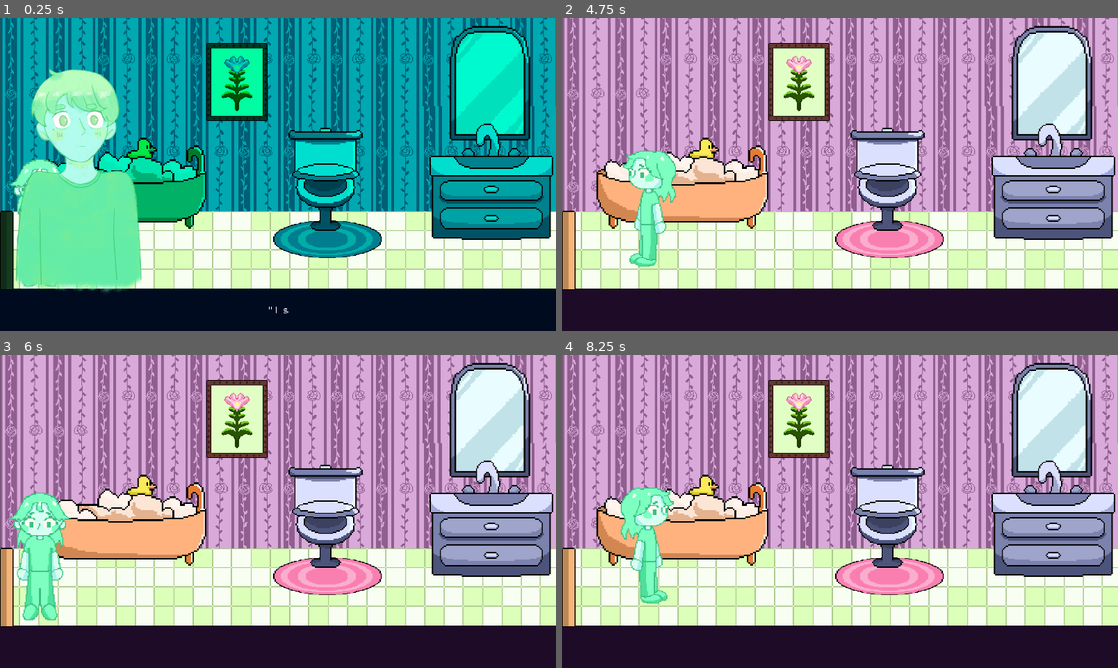
Above: before the commit, frames 1-4 (two rows, left to right).
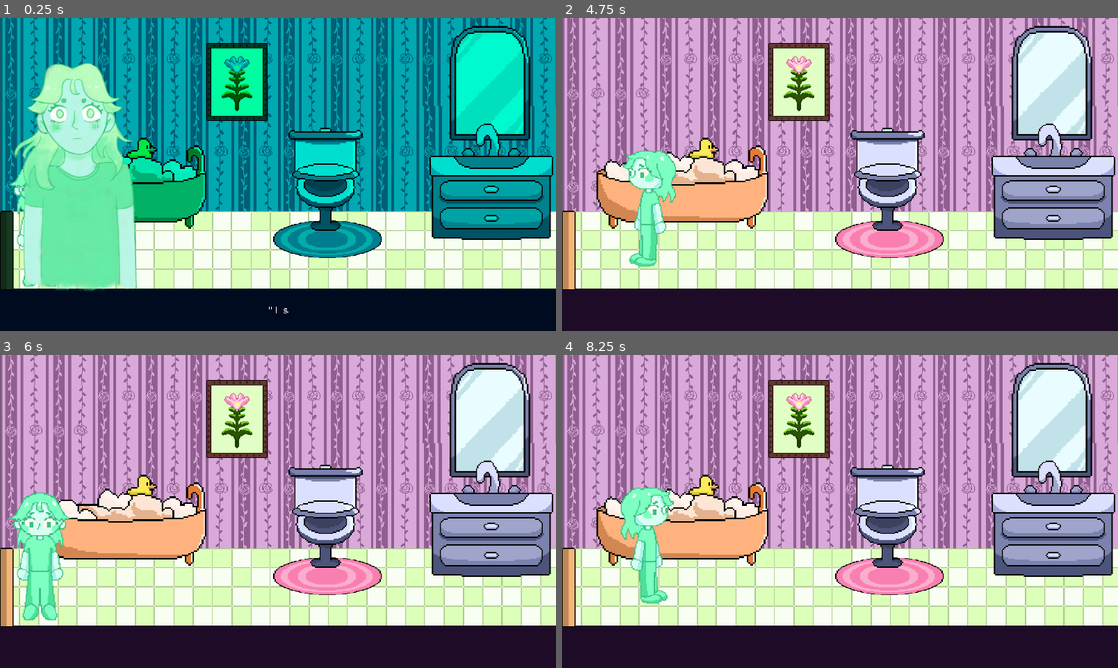
Above: after the commit, the same moments.

Repository: vishyyyyyyyyy/before-i-fade
Game: Godot game, scene res://scenes/bathroom3.tscn
Two runs of this game, one before a commit and one after it. Both use one fixed random seed, a clock stepped at 60 frames per second and the inputs below. This scene is started directly instead of the project's main scene. Sound files missing from this copy of the repository are replaced by a short silence.
Inputs (mouse positions are in pixels of both pictures, inside the frame that each line leads up to):
- Up to frame 1 (0.25 s): no input
- Up to frame 2 (4.75 s): click (890, 171) at 0.5 s; tap Enter (ui_accept) at 1.25, 1.52, 2.27, 3.77, 4.52 s; move the mouse to (567, 249) at 1.27 s; hold Right (ui_right) 1.28-2.03 s; click (567, 249) at 1.42 s; move the mouse to (728, 190) at 2.02 s; hold Down (ui_down) 2.03-2.78 s; move the mouse to (895, 105) at 2.77 s; hold Right (ui_right) 2.78-3.53 s; move the mouse to (812, 237) at 3.52 s; hold Up (ui_up) 3.53-4.28 s; click (812, 237) at 3.67 s; move the mouse to (1006, 221) at 4.27 s; hold Left (ui_left) from 4.28 s (still down)
- Up to frame 3 (6 s): move the mouse to (111, 464) at 5.02 s; tap Enter (ui_accept) at 5.27 s; move the mouse to (305, 511) at 5.77 s; release Left (ui_left) at 5.78 s; hold Down (ui_down) from 5.78 s (still down); click (305, 511) at 5.92 s
- Up to frame 4 (8.25 s): move the mouse to (756, 433) at 6.52 s; release Down (ui_down) at 6.53 s; hold Right (ui_right) 6.53-7.28 s; tap Enter (ui_accept) at 6.77, 7.52 s; move the mouse to (962, 495) at 7.27 s; hold Up (ui_up) 7.28-8.03 s; move the mouse to (728, 527) at 8.02 s; hold Right (ui_right) from 8.03 s (still down); click (728, 527) at 8.17 s

The runs differ from the first frame. In frame 1, 6.1% of the frame differs, in the area x 2-26%, y 14-88%; in frame 2, 10%, in the area x 2-100%, y 61-87%; in frame 3, 9.7%; in frame 4, 10%.

Commit message:
bathroom friend phone call

Diff:
--- a/scenes/mirror.tscn
+++ b/assets/mirror.tscn
@@ -1,24 +1,24 @@
 [gd_scene load_steps=28 format=3 uid="uid://bmki4flc2dqe4"]
 
-[ext_resource type="Script" uid="uid://c0udm0efr6080" path="res://scripts/mirror.gd" id="1_ne3vj"]
-[ext_resource type="Texture2D" uid="uid://bm6wrerb7anvl" path="res://assets/wallpaper.png" id="2_50nco"]
-[ext_resource type="Texture2D" uid="uid://cvsf5sjvmw613" path="res://assets/mirror.png" id="3_0u51k"]
-[ext_resource type="Texture2D" uid="uid://ybj4ngy520nu" path="res://assets/characters/ghost girl2.png" id="3_jp4bq"]
-[ext_resource type="Texture2D" uid="uid://gegj7ayo1ffm" path="res://assets/characters/ghostgirl.png" id="3_mp6ep"]
-[ext_resource type="Texture2D" uid="uid://cdmb7pkjcgu60" path="res://assets/mirror2.png" id="3_q7r2j"]
-[ext_resource type="Script" uid="uid://cux68mmqd8tqj" path="res://scripts/choosechar.gd" id="4_3w1wn"]
-[ext_resource type="Texture2D" uid="uid://fm7yrt1fdlcx" path="res://assets/characters/boyghost.png" id="4_4og1i"]
-[ext_resource type="Texture2D" uid="uid://bk7thle808r7a" path="res://assets/characters/boy ghost 2.png" id="4_mp6ep"]
-[ext_resource type="Texture2D" uid="uid://b8nttmsvomuxd" path="res://assets/menubanner.png" id="5_0u51k"]
-[ext_resource type="Script" uid="uid://dbia3mkxlspt3" path="res://scripts/mirrorscrub.gd" id="5_jp4bq"]
-[ext_resource type="Texture2D" uid="uid://dyce6op8rlb3j" path="res://assets/menubanner2.png" id="6_jp4bq"]
-[ext_resource type="FontFile" uid="uid://34moo7dyj82k" path="res://fonts/PixelOperator8-Bold.ttf" id="7_mp6ep"]
-[ext_resource type="FontFile" uid="uid://ypiro7g7gq5h" path="res://fonts/PixelOperator8.ttf" id="8_4og1i"]
-[ext_resource type="Texture2D" uid="uid://cxrmcl03gnmff" path="res://assets/sponge.png" id="9_q7r2j"]
-[ext_resource type="Script" uid="uid://b4t4hmayx8ad3" path="res://scripts/sponge.gd" id="10_3w1wn"]
+[ext_resource type="Script" uid="uid://c0udm0efr6080" path="res://scripts/mirror.gd" id="1_eo0g1"]
+[ext_resource type="Texture2D" uid="uid://bm6wrerb7anvl" path="res://assets/wallpaper.png" id="2_mbs1g"]
+[ext_resource type="Texture2D" uid="uid://gegj7ayo1ffm" path="res://assets/characters/ghostgirl.png" id="3_4gax8"]
+[ext_resource type="Texture2D" uid="uid://fm7yrt1fdlcx" path="res://assets/characters/boyghost.png" id="4_sywtn"]
+[ext_resource type="Texture2D" uid="uid://cvsf5sjvmw613" path="res://assets/mirror.png" id="5_821lo"]
+[ext_resource type="Texture2D" uid="uid://cdmb7pkjcgu60" path="res://assets/mirror2.png" id="6_qpl04"]
+[ext_resource type="Script" uid="uid://dbia3mkxlspt3" path="res://scripts/mirrorscrub.gd" id="7_gjs5c"]
+[ext_resource type="Script" uid="uid://cux68mmqd8tqj" path="res://scripts/choosechar.gd" id="8_132wt"]
+[ext_resource type="Texture2D" uid="uid://b8nttmsvomuxd" path="res://assets/menubanner.png" id="9_qpcod"]
+[ext_resource type="Texture2D" uid="uid://dyce6op8rlb3j" path="res://assets/menubanner2.png" id="10_btchy"]
+[ext_resource type="FontFile" uid="uid://34moo7dyj82k" path="res://fonts/PixelOperator8-Bold.ttf" id="11_rrng2"]
+[ext_resource type="FontFile" uid="uid://ypiro7g7gq5h" path="res://fonts/PixelOperator8.ttf" id="12_r25wp"]
+[ext_resource type="Texture2D" uid="uid://cxrmcl03gnmff" path="res://assets/sponge.png" id="13_1pyd4"]
+[ext_resource type="Script" uid="uid://b4t4hmayx8ad3" path="res://scripts/sponge.gd" id="14_dq2pt"]
+[ext_resource type="Texture2D" uid="uid://ybj4ngy520nu" path="res://assets/characters/ghost girl2.png" id="15_e4x35"]
+[ext_resource type="Texture2D" uid="uid://bk7thle808r7a" path="res://assets/characters/boy ghost 2.png" id="16_bndbn"]
 
 [sub_resource type="TileSetAtlasSource" id="TileSetAtlasSource_nfheo"]
-texture = ExtResource("2_50nco")
+texture = ExtResource("2_mbs1g")
 0:0/size_in_atlas = Vector2i(8, 8)
 0:0/0 = 0
 
--- a/scenes/bathroom3.tscn
+++ b/scenes/bathroom3.tscn
@@ -1,7 +1,8 @@
-[gd_scene load_steps=36 format=3 uid="uid://btxcdkx1xcumt"]
+[gd_scene load_steps=45 format=3 uid="uid://btxcdkx1xcumt"]
 
 [ext_resource type="Script" uid="uid://ceyb0342e5wip" path="res://scripts/bathroom_3.gd" id="1_kc3g8"]
 [ext_resource type="Texture2D" uid="uid://bm6wrerb7anvl" path="res://assets/wallpaper.png" id="2_wmlgl"]
+[ext_resource type="Texture2D" uid="uid://bywtm1o1ut3ta" path="res://assets/tiles.png" id="3_c2g0u"]
 [ext_resource type="Texture2D" uid="uid://6krf88o8e158" path="res://assets/tiles2.png" id="3_kc3g8"]
 [ext_resource type="Texture2D" uid="uid://cvsf5sjvmw613" path="res://assets/mirror.png" id="4_celu3"]
 [ext_resource type="Texture2D" uid="uid://8gki14vxatem" path="res://assets/sink.png" id="5_fccw1"]
@@ -22,7 +23,9 @@
 [ext_resource type="Texture2D" uid="uid://ds6qxedk13gka" path="res://assets/characters/girl.png" id="16_bm87y"]
 [ext_resource type="Texture2D" uid="uid://b12wy4b6ul5mg" path="res://assets/characters/boy1.png" id="17_wwfem"]
 [ext_resource type="Texture2D" uid="uid://bsawpvj78ktw4" path="res://assets/characters/boy5.png" id="18_ys5x2"]
+[ext_resource type="Texture2D" uid="uid://b4vrigcy0mnwp" path="res://assets/characters/boy 2.png" id="19_wwfem"]
 [ext_resource type="AudioStream" uid="uid://djacvv0tinev7" path="res://assets/audio/phone-ringing-382734.mp3" id="23_25jch"]
+[ext_resource type="Texture2D" uid="uid://ti2kciknesb2" path="res://assets/characters/girl3.png" id="23_ys5x2"]
 
 [sub_resource type="TileSetAtlasSource" id="TileSetAtlasSource_82jhl"]
 texture = ExtResource("2_wmlgl")
@@ -31,6 +34,14 @@
 
 [sub_resource type="TileSet" id="TileSet_qfxnf"]
 sources/0 = SubResource("TileSetAtlasSource_82jhl")
+
+[sub_resource type="TileSetAtlasSource" id="TileSetAtlasSource_bm87y"]
+texture = ExtResource("3_c2g0u")
+0:0/size_in_atlas = Vector2i(8, 8)
+0:0/0 = 0
+
+[sub_resource type="TileSet" id="TileSet_wwfem"]
+sources/0 = SubResource("TileSetAtlasSource_bm87y")
 
 [sub_resource type="TileSetAtlasSource" id="TileSetAtlasSource_3ouov"]
 texture = ExtResource("3_kc3g8")
@@ -133,6 +144,360 @@
 &"girltext": SubResource("Animation_bs0mm")
 }
 
+[sub_resource type="Animation" id="Animation_ks7oe"]
+resource_name = "friendcallgirl"
+length = 16.0
+tracks/0/type = "value"
+tracks/0/imported = false
+tracks/0/enabled = true
+tracks/0/path = NodePath("../AnimationPlayer2/Friend2:visible")
+tracks/0/interp = 1
+tracks/0/loop_wrap = true
+tracks/0/keys = {
+"times": PackedFloat32Array(0, 4, 8, 12.0333),
+"transitions": PackedFloat32Array(1, 1, 1, 1),
+"update": 1,
+"values": [true, false, true, false]
+}
+tracks/1/type = "value"
+tracks/1/imported = false
+tracks/1/enabled = true
+tracks/1/path = NodePath("../AnimationPlayer2/Friend label:visible")
+tracks/1/interp = 1
+tracks/1/loop_wrap = true
+tracks/1/keys = {
+"times": PackedFloat32Array(0, 4, 8, 12.1333),
+"transitions": PackedFloat32Array(1, 1, 1, 1),
+"update": 1,
+"values": [true, false, true, false]
+}
+tracks/2/type = "value"
+tracks/2/imported = false
+tracks/2/enabled = true
+tracks/2/path = NodePath("../AnimationPlayer2/Label:visible")
+tracks/2/interp = 1
+tracks/2/loop_wrap = true
+tracks/2/keys = {
+"times": PackedFloat32Array(0, 4),
+"transitions": PackedFloat32Array(1, 1),
+"update": 1,
+"values": [true, false]
+}
+tracks/3/type = "value"
+tracks/3/imported = false
+tracks/3/enabled = true
+tracks/3/path = NodePath("../AnimationPlayer2/Label:visible_ratio")
+tracks/3/interp = 1
+tracks/3/loop_wrap = true
+tracks/3/keys = {
+"times": PackedFloat32Array(0, 2),
+"transitions": PackedFloat32Array(1, 1),
+"update": 0,
+"values": [0.0, 1.0]
+}
+tracks/4/type = "value"
+tracks/4/imported = false
+tracks/4/enabled = true
+tracks/4/path = NodePath("../AnimationPlayer2/Friend:visible")
+tracks/4/interp = 1
+tracks/4/loop_wrap = true
+tracks/4/keys = {
+"times": PackedFloat32Array(4, 16),
+"transitions": PackedFloat32Array(1, 1),
+"update": 1,
+"values": [true, false]
+}
+tracks/5/type = "value"
+tracks/5/imported = false
+tracks/5/enabled = true
+tracks/5/path = NodePath("../AnimationPlayer2/Girl2:visible")
+tracks/5/interp = 1
+tracks/5/loop_wrap = true
+tracks/5/keys = {
+"times": PackedFloat32Array(4, 16),
+"transitions": PackedFloat32Array(1, 1),
+"update": 1,
+"values": [true, false]
+}
+tracks/6/type = "value"
+tracks/6/imported = false
+tracks/6/enabled = true
+tracks/6/path = NodePath("../AnimationPlayer2/YNlabel:visible")
+tracks/6/interp = 1
+tracks/6/loop_wrap = true
+tracks/6/keys = {
+"times": PackedFloat32Array(4, 8, 12.1333, 16),
+"transitions": PackedFloat32Array(1, 1, 1, 1),
+"update": 1,
+"values": [true, false, true, false]
+}
+tracks/7/type = "value"
+tracks/7/imported = false
+tracks/7/enabled = true
+tracks/7/path = NodePath("../AnimationPlayer2/Label3:visible_ratio")
+tracks/7/interp = 1
+tracks/7/loop_wrap = true
+tracks/7/keys = {
+"times": PackedFloat32Array(4, 6),
+"transitions": PackedFloat32Array(1, 1),
+"update": 0,
+"values": [0.0, 1.0]
+}
+tracks/8/type = "value"
+tracks/8/imported = false
+tracks/8/enabled = true
+tracks/8/path = NodePath("../AnimationPlayer2/Label3:visible")
+tracks/8/interp = 1
+tracks/8/loop_wrap = true
+tracks/8/keys = {
+"times": PackedFloat32Array(4.06667, 8),
+"transitions": PackedFloat32Array(1, 1),
+"update": 1,
+"values": [true, false]
+}
+tracks/9/type = "value"
+tracks/9/imported = false
+tracks/9/enabled = true
+tracks/9/path = NodePath("../AnimationPlayer2/Girl3:visible")
+tracks/9/interp = 1
+tracks/9/loop_wrap = true
+tracks/9/keys = {
+"times": PackedFloat32Array(8, 12.1),
+"transitions": PackedFloat32Array(1, 1),
+"update": 1,
+"values": [true, false]
+}
+tracks/10/type = "value"
+tracks/10/imported = false
+tracks/10/enabled = true
+tracks/10/path = NodePath("../AnimationPlayer2/Label2:visible")
+tracks/10/interp = 1
+tracks/10/loop_wrap = true
+tracks/10/keys = {
+"times": PackedFloat32Array(8, 12.1),
+"transitions": PackedFloat32Array(1, 1),
+"update": 1,
+"values": [true, false]
+}
+tracks/11/type = "value"
+tracks/11/imported = false
+tracks/11/enabled = true
+tracks/11/path = NodePath("../AnimationPlayer2/Label2:visible_ratio")
+tracks/11/interp = 1
+tracks/11/loop_wrap = true
+tracks/11/keys = {
+"times": PackedFloat32Array(8, 10.2667),
+"transitions": PackedFloat32Array(1, 1),
+"update": 0,
+"values": [0.0, 1.0]
+}
+tracks/12/type = "value"
+tracks/12/imported = false
+tracks/12/enabled = true
+tracks/12/path = NodePath("../AnimationPlayer2/Label4:visible_ratio")
+tracks/12/interp = 1
+tracks/12/loop_wrap = true
+tracks/12/keys = {
+"times": PackedFloat32Array(12.0333, 14.0333),
+"transitions": PackedFloat32Array(1, 1),
+"update": 0,
+"values": [0.0, 1.0]
+}
+tracks/13/type = "value"
+tracks/13/imported = false
+tracks/13/enabled = true
+tracks/13/path = NodePath("../AnimationPlayer2/Label4:visible")
+tracks/13/interp = 1
+tracks/13/loop_wrap = true
+tracks/13/keys = {
+"times": PackedFloat32Array(12.0667, 16),
+"transitions": PackedFloat32Array(1, 1),
+"update": 1,
+"values": [true, false]
+}
+
+[sub_resource type="Animation" id="Animation_heiri"]
+length = 0.001
+
+[sub_resource type="Animation" id="Animation_8e03d"]
+resource_name = "friendcallboy"
+length = 16.0
+tracks/0/type = "value"
+tracks/0/imported = false
+tracks/0/enabled = true
+tracks/0/path = NodePath("../AnimationPlayer2/Friend2:visible")
+tracks/0/interp = 1
+tracks/0/loop_wrap = true
+tracks/0/keys = {
+"times": PackedFloat32Array(0, 4, 8, 10),
+"transitions": PackedFloat32Array(1, 1, 1, 1),
+"update": 1,
+"values": [true, false, true, false]
+}
+tracks/1/type = "value"
+tracks/1/imported = false
+tracks/1/enabled = true
+tracks/1/path = NodePath("../AnimationPlayer2/Friend label:visible")
+tracks/1/interp = 1
+tracks/1/loop_wrap = true
+tracks/1/keys = {
+"times": PackedFloat32Array(0, 4, 8, 10),
+"transitions": PackedFloat32Array(1, 1, 1, 1),
+"update": 1,
+"values": [true, false, true, false]
+}
+tracks/2/type = "value"
+tracks/2/imported = false
+tracks/2/enabled = true
+tracks/2/path = NodePath("../AnimationPlayer2/Label:visible")
+tracks/2/interp = 1
+tracks/2/loop_wrap = true
+tracks/2/keys = {
+"times": PackedFloat32Array(0, 4),
+"transitions": PackedFloat32Array(1, 1),
+"update": 1,
+"values": [true, false]
+}
+tracks/3/type = "value"
+tracks/3/imported = false
+tracks/3/enabled = true
+tracks/3/path = NodePath("../AnimationPlayer2/Label:visible_ratio")
+tracks/3/interp = 1
+tracks/3/loop_wrap = true
+tracks/3/keys = {
+"times": PackedFloat32Array(0, 2),
+"transitions": PackedFloat32Array(1, 1),
+"update": 0,
+"values": [0.0, 1.0]
+}
+tracks/4/type = "value"
+tracks/4/imported = false
+tracks/4/enabled = true
+tracks/4/path = NodePath("../AnimationPlayer2/Friend:visible")
+tracks/4/interp = 1
+tracks/4/loop_wrap = true
+tracks/4/keys = {
+"times": PackedFloat32Array(4, 16),
+"transitions": PackedFloat32Array(1, 1),
+"update": 1,
+"values": [true, false]
+}
+tracks/5/type = "value"
+tracks/5/imported = false
+tracks/5/enabled = true
+tracks/5/path = NodePath("../AnimationPlayer2/YNlabel:visible")
+tracks/5/interp = 1
+tracks/5/loop_wrap = true
+tracks/5/keys = {
+"times": PackedFloat32Array(4, 8, 12.0667, 16),
+"transitions": PackedFloat32Array(1, 1, 1, 1),
+"update": 1,
+"values": [true, false, true, false]
+}
+tracks/6/type = "value"
+tracks/6/imported = false
+tracks/6/enabled = true
+tracks/6/path = NodePath("../AnimationPlayer2/Label3:visible_ratio")
+tracks/6/interp = 1
+tracks/6/loop_wrap = true
+tracks/6/keys = {
+"times": PackedFloat32Array(4, 6),
+"transitions": PackedFloat32Array(1, 1),
+"update": 0,
+"values": [0.0, 1.0]
+}
+tracks/7/type = "value"
+tracks/7/imported = false
+tracks/7/enabled = true
+tracks/7/path = NodePath("../AnimationPlayer2/Label3:visible")
+tracks/7/interp = 1
+tracks/7/loop_wrap = true
+tracks/7/keys = {
+"times": PackedFloat32Array(4.06667, 8),
+"transitions": PackedFloat32Array(1, 1),
+"update": 1,
+"values": [true, false]
+}
+tracks/8/type = "value"
+tracks/8/imported = false
+tracks/8/enabled = true
+tracks/8/path = NodePath("../AnimationPlayer2/Label2:visible")
+tracks/8/interp = 1
+tracks/8/loop_wrap = true
+tracks/8/keys = {
+"times": PackedFloat32Array(8, 12.1),
+"transitions": PackedFloat32Array(1, 1),
+"update": 1,
+"values": [true, false]
+}
+tracks/9/type = "value"
+tracks/9/imported = false
+tracks/9/enabled = true
+tracks/9/path = NodePath("../AnimationPlayer2/Label2:visible_ratio")
+tracks/9/interp = 1
+tracks/9/loop_wrap = true
+tracks/9/keys = {
+"times": PackedFloat32Array(8, 10),
+"transitions": PackedFloat32Array(1, 1),
+"update": 0,
+"values": [0.0, 1.0]
+}
+tracks/10/type = "value"
+tracks/10/imported = false
+tracks/10/enabled = true
+tracks/10/path = NodePath("../AnimationPlayer2/Label4:visible_ratio")
+tracks/10/interp = 1
+tracks/10/loop_wrap = true
+tracks/10/keys = {
+"times": PackedFloat32Array(12.0667, 14),
+"transitions": PackedFloat32Array(1, 1),
+"update": 0,
+"values": [0.0, 1.0]
+}
+tracks/11/type = "value"
+tracks/11/imported = false
+tracks/11/enabled = true
+tracks/11/path = NodePath("../AnimationPlayer2/Label4:visible")
+tracks/11/interp = 1
+tracks/11/loop_wrap = true
+tracks/11/keys = {
+"times": PackedFloat32Array(12, 16),
+"transitions": PackedFloat32Array(1, 1),
+"update": 1,
+"values": [true, false]
+}
+tracks/12/type = "value"
+tracks/12/imported = false
+tracks/12/enabled = true
+tracks/12/path = NodePath("../AnimationPlayer2/Boy2:visible")
+tracks/12/interp = 1
+tracks/12/loop_wrap = true
+tracks/12/keys = {
+"times": PackedFloat32Array(0, 4, 8, 12.0667, 16),
+"transitions": PackedFloat32Array(1, 1, 1, 1, 1),
+"update": 1,
+"values": [false, true, false, true, false]
+}
+tracks/13/type = "value"
+tracks/13/imported = false
+tracks/13/enabled = true
+tracks/13/path = NodePath("../AnimationPlayer2/Boy3:visible")
+tracks/13/interp = 1
+tracks/13/loop_wrap = true
+tracks/13/keys = {
+"times": PackedFloat32Array(0, 8, 12.1333),
+"transitions": PackedFloat32Array(1, 1, 1),
+"update": 1,
+"values": [false, true, false]
+}
+
+[sub_resource type="AnimationLibrary" id="AnimationLibrary_21qgr"]
+_data = {
+&"RESET": SubResource("Animation_heiri"),
+&"friendcallboy": SubResource("Animation_8e03d"),
+&"friendcallgirl": SubResource("Animation_ks7oe")
+}
+
 [sub_resource type="RectangleShape2D" id="RectangleShape2D_jjgtk"]
 size = Vector2(29.5, 319.5)
 
@@ -158,6 +523,13 @@
 [node name="CanvasLayer" type="CanvasLayer" parent="."]
 layer = 0
 
+[node name="TileMap2" type="TileMap" parent="CanvasLayer"]
+position = Vector2(21, -740)
+scale = Vector2(2.5, 2.5)
+tile_set = SubResource("TileSet_wwfem")
+format = 2
+layer_0/tile_data = PackedInt32Array(2752515, 0, 0, 2752523, 0, 0, 2752531, 0, 0, 2752537, 0, 0, 2752543, 0, 0, 2752551, 0, 0, 2752559, 0, 0, 2752565, 0, 0, 2752573, 0, 0)
+
 [node name="TileMap" type="TileMap" parent="CanvasLayer"]
 position = Vector2(21, -740)
 scale = Vector2(2.5, 2.5)
@@ -245,39 +617,6 @@
 z_index = 2
 position = Vector2(158, 840)
 scale = Vector2(4, 4)
-
-[node name="AnimationPlayer2" type="AnimationPlayer" parent="CanvasLayer3"]
-root_node = NodePath("../AnimationPlayer")
-
-[node name="Boy1" type="Sprite2D" parent="CanvasLayer3/AnimationPlayer2"]
-visible = false
-position = Vector2(-1036, 1027)
-texture = ExtResource("17_wwfem")
-
-[node name="Boy5" type="Sprite2D" parent="CanvasLayer3/AnimationPlayer2"]
-visible = false
-position = Vector2(-1781, 1129)
-texture = ExtResource("18_ys5x2")
-
-[node name="Friend" type="Sprite2D" parent="CanvasLayer3/AnimationPlayer2"]
-visible = false
-position = Vector2(554, 959)
-texture = ExtResource("13_2u65w")
-
-[node name="Friend2" type="Sprite2D" parent="CanvasLayer3/AnimationPlayer2"]
-visible = false
-position = Vector2(1609, 977)
-texture = ExtResource("14_25jch")
-
-[node name="Girl2" type="Sprite2D" parent="CanvasLayer3/AnimationPlayer2"]
-visible = false
-position = Vector2(3067, 644)
-texture = ExtResource("15_c2g0u")
-
-[node name="Girl" type="Sprite2D" parent="CanvasLayer3/AnimationPlayer2"]
-visible = false
-position = Vector2(4019, 771)
-texture = ExtResource("16_bm87y")
 
 [node name="AnimationPlayer" type="AnimationPlayer" parent="CanvasLayer3"]
 root_node = NodePath("../..")
@@ -316,6 +655,200 @@
 theme_override_font_sizes/font_size = 32
 text = "\"I still can't believe I'm a ghost.\""
 horizontal_alignment = 1
+visible_characters = 0
+visible_ratio = 0.0
+
+[node name="AnimationPlayer2" type="AnimationPlayer" parent="CanvasLayer3"]
+root_node = NodePath("../AnimationPlayer")
+libraries = {
+&"": SubResource("AnimationLibrary_21qgr")
+}
+
+[node name="Boy1" type="Sprite2D" parent="CanvasLayer3/AnimationPlayer2"]
+visible = false
+position = Vector2(1999, 531)
+scale = Vector2(0.516547, 0.516547)
+texture = ExtResource("17_wwfem")
+region_enabled = true
+region_rect = Rect2(0, 0, 3000, 2289.55)
+
+[node name="Boy2" type="Sprite2D" parent="CanvasLayer3/AnimationPlayer2"]
+visible = false
+position = Vector2(1999, 531)
+scale = Vector2(0.516547, 0.516547)
+texture = ExtResource("18_ys5x2")
+region_enabled = true
+region_rect = Rect2(0, 0, 3000, 2289.55)
+
+[node name="Boy3" type="Sprite2D" parent="CanvasLayer3/AnimationPlayer2"]
+visible = false
+position = Vector2(1999, 531)
+scale = Vector2(0.516547, 0.516547)
+texture = ExtResource("19_wwfem")
+region_enabled = true
+region_rect = Rect2(0, 0, 3000, 2289.55)
+
+[node name="Friend" type="Sprite2D" parent="CanvasLayer3/AnimationPlayer2"]
+visible = false
+z_index = 2
+position = Vector2(268, 549)
+scale = Vector2(0.488667, 0.488667)
+texture = ExtResource("13_2u65w")
+region_enabled = true
+region_rect = Rect2(0, 0, 3000, 2347.23)
+
+[node name="Friend2" type="Sprite2D" parent="CanvasLayer3/AnimationPlayer2"]
+visible = false
+z_index = 2
+position = Vector2(268, 549)
+scale = Vector2(0.488667, 0.488667)
+texture = ExtResource("14_25jch")
+region_enabled = true
+region_rect = Rect2(0, 0, 3000, 2347.23)
+
+[node name="Girl2" type="Sprite2D" parent="CanvasLayer3/AnimationPlayer2"]
+visible = false
+position = Vector2(2022, 547)
+scale = Vector2(0.489333, 0.489333)
+texture = ExtResource("15_c2g0u")
+region_enabled = true
+region_rect = Rect2(0, 0, 3000, 2340.02)
+
+[node name="Girl3" type="Sprite2D" parent="CanvasLayer3/AnimationPlayer2"]
+visible = false
+position = Vector2(2022, 547)
+scale = Vector2(0.489333, 0.489333)
+texture = ExtResource("23_ys5x2")
+region_enabled = true
+region_rect = Rect2(0, 0, 3000, 2340.02)
+
+[node name="Girl" type="Sprite2D" parent="CanvasLayer3/AnimationPlayer2"]
+visible = false
+position = Vector2(2022, 547)
+scale = Vector2(0.489333, 0.489333)
+texture = ExtResource("16_bm87y")
+region_enabled = true
+region_rect = Rect2(0, 0, 3000, 2340.02)
+
+[node name="Label" type="Label" parent="CanvasLayer3/AnimationPlayer2"]
+visible = false
+anchors_preset = 7
+anchor_left = 0.5
+anchor_top = 1.0
+anchor_right = 0.5
+anchor_bottom = 1.0
+offset_left = -596.0
+offset_top = -101.0
+offset_right = 596.0
+offset_bottom = -64.0
+grow_horizontal = 2
+grow_vertical = 0
+theme_override_fonts/font = ExtResource("13_wwfem")
+theme_override_font_sizes/font_size = 32
+text = "\"Heyyy. Can I borrow 100k for a yacht?\""
+horizontal_alignment = 1
+visible_characters = 0
+visible_ratio = 0.0
+
+[node name="Label3" type="Label" parent="CanvasLayer3/AnimationPlayer2"]
+visible = false
+anchors_preset = 7
+anchor_left = 0.5
+anchor_top = 1.0
+anchor_right = 0.5
+anchor_bottom = 1.0
+offset_left = -596.0
+offset_top = -101.0
+offset_right = 596.0
+offset_bottom = -64.0
+grow_horizontal = 2
+grow_vertical = 0
+theme_override_fonts/font = ExtResource("13_wwfem")
+theme_override_font_sizes/font_size = 32
+text = "\"What?! NO.\""
+horizontal_alignment = 1
+visible_characters = 0
+visible_ratio = 0.0
+
+[node name="Label2" type="Label" parent="CanvasLayer3/AnimationPlayer2"]
+visible = false
+anchors_preset = 7
+anchor_left = 0.5
+anchor_top = 1.0
+anchor_right = 0.5
+anchor_bottom = 1.0
+offset_left = -596.0
+offset_top = -101.0
+offset_right = 596.0
+offset_bottom = -64.0
+grow_horizontal = 2
+grow_vertical = 0
+theme_override_fonts/font = ExtResource("13_wwfem")
+theme_override_font_sizes/font_size = 32
+text = "\"Aw man. Be nice to your best friend! Pleaseeee~?\""
+horizontal_alignment = 1
+visible_characters = 0
+visible_ratio = 0.0
+
+[node name="Label4" type="Label" parent="CanvasLayer3/AnimationPlayer2"]
+visible = false
+anchors_preset = 7
+anchor_left = 0.5
+anchor_top = 1.0
+anchor_right = 0.5
+anchor_bottom = 1.0
+offset_left = -596.0
+offset_top = -101.0
+offset_right = 596.0
+offset_bottom = -64.0
+grow_horizontal = 2
+grow_vertical = 0
+theme_override_fonts/font = ExtResource("13_wwfem")
+theme_override_font_sizes/font_size = 32
+text = "\"We've been going shopping EVERYDAY. I can't keep paying for your expenditures.\""
+horizontal_alignment = 1
+visible_characters = 0
+visible_ratio = 0.0
+
+[node name="Friend label" type="Label" parent="CanvasLayer3/AnimationPlayer2"]
+visible = false
+z_index = 1
+anchors_preset = 7
+anchor_left = 0.5
+anchor_top = 1.0
+anchor_right = 0.5
+anchor_bottom = 1.0
+offset_left = -1155.0
+offset_top = -151.0
+offset_right = -571.0
+offset_bottom = -114.0
+grow_horizontal = 2
+grow_vertical = 0
+theme_override_fonts/font = ExtResource("13_wwfem")
+theme_override_font_sizes/font_size = 32
+text = "Friend"
+horizontal_alignment = 1
+vertical_alignment = 2
+
+[node name="YNlabel" type="Label" parent="CanvasLayer3/AnimationPlayer2"]
+visible = false
+z_index = 1
+anchors_preset = 7
+anchor_left = 0.5
+anchor_top = 1.0
+anchor_right = 0.5
+anchor_bottom = 1.0
+offset_left = 570.0
+offset_top = -143.0
+offset_right = 1154.0
+offset_bottom = -106.0
+grow_horizontal = 2
+grow_vertical = 0
+theme_override_fonts/font = ExtResource("13_wwfem")
+theme_override_font_sizes/font_size = 32
+text = "Past You"
+horizontal_alignment = 1
+vertical_alignment = 2
 
 [node name="Area2D" type="Area2D" parent="."]
 script = ExtResource("14_ys5x2")
@@ -324,6 +857,7 @@
 [node name="CollisionShape2D" type="CollisionShape2D" parent="Area2D"]
 position = Vector2(20.25, 962.75)
 shape = SubResource("RectangleShape2D_jjgtk")
+disabled = true
 debug_color = Color(1, 1, 1, 0.42)
 
 [node name="leftwallcollision" type="StaticBody2D" parent="."]
--- a/scripts/bathroom_3.gd
+++ b/scripts/bathroom_3.gd
@@ -3,31 +3,40 @@
 
 # Called when the node enters the scene tree for the first time.
 func _ready() -> void:
-	$CanvasLayer3/AnimationPlayer.play("boytext")
+	firsttext()
 	await $CanvasLayer3/AnimationPlayer.animation_finished
 	await get_tree().create_timer(0.5).timeout
+	$CanvasLayer/TileMap.visible=false
 	$CanvasLayer2/CanvasModulate.color = Color(1,1,1,1)
 	$CanvasModulate.color = Color(1,1,1,1)
 	$CanvasLayer4/CanvasModulate2.color = Color(1,1,1,1)
 	await get_tree().create_timer(0.5).timeout
+	$CanvasLayer/TileMap.visible=true
 	$CanvasModulate.color = Color(0.0, 0.994, 0.816)
 	$CanvasLayer2/CanvasModulate.color = Color(0.094, 0.323, 0.28)
 	$CanvasLayer4/CanvasModulate2.color = Color(1,1,1,1)
 	await get_tree().create_timer(0.5).timeout
+	$CanvasLayer/TileMap.visible=false
 	$CanvasLayer2/CanvasModulate.color = Color(1,1,1,1)
 	$CanvasModulate.color = Color(1,1,1,1)
 	$CanvasLayer4/CanvasModulate2.color = Color(1,1,1,1)
 	await get_tree().create_timer(0.5).timeout
 	$AudioStreamPlayer.play()
+	await get_tree().create_timer(3).timeout
+	friendCall()
+
+
+func firsttext():
+	if Global.character=="girlGhost":
+		$CanvasLayer3/AnimationPlayer.play("girltext")
+
+	if Global.character=="boyGhost":
+		$CanvasLayer3/AnimationPlayer2.play("boytext")
 
 
 
-
-
-	if Global.character=="GirlGhost":
-		$CanvasLayer3/AnimationPlayer.play("boytext")
-		$AudioStreamPlayer.play()
-
+func friendCall():
+	if Global.character=="girlGhost":
+		$CanvasLayer3/AnimationPlayer2.play("friendcallgirl")
 	if Global.character=="boyGhost":
-		$CanvasLayer3/AnimationPlayer.play("girltext")
-		$AudioStreamPlayer.play()
+		$CanvasLayer3/AnimationPlayer2.play("friendcallboy")
Not shown: 15 places in assets/mirror.tscn that only renumber resources
